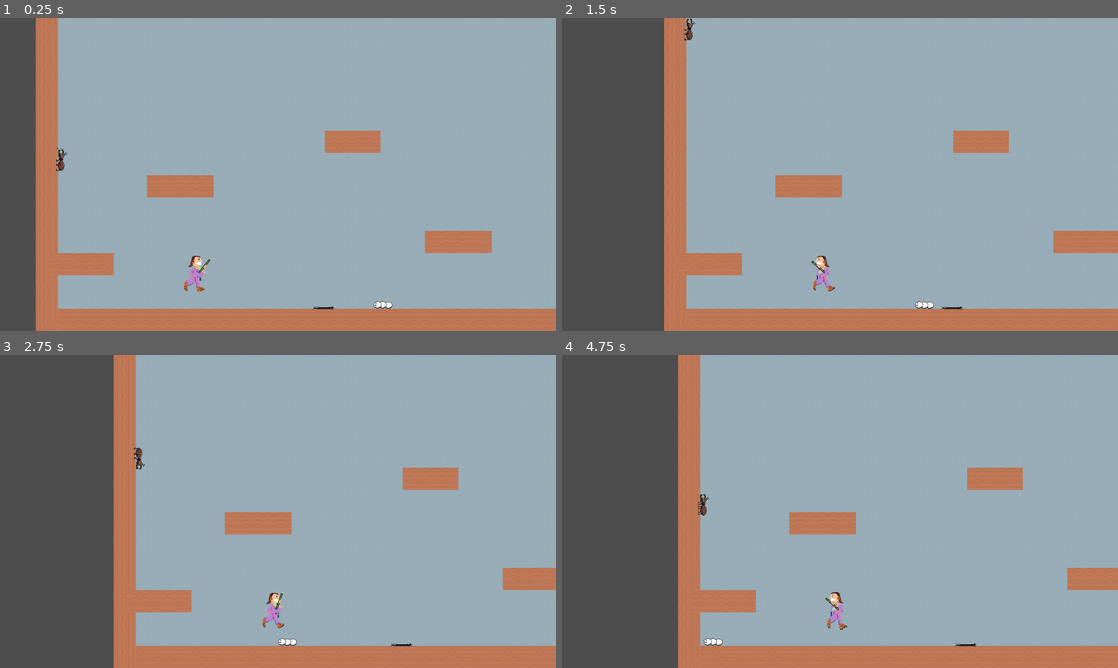
Above: before the commit, frames 1-4 (two rows, left to right).
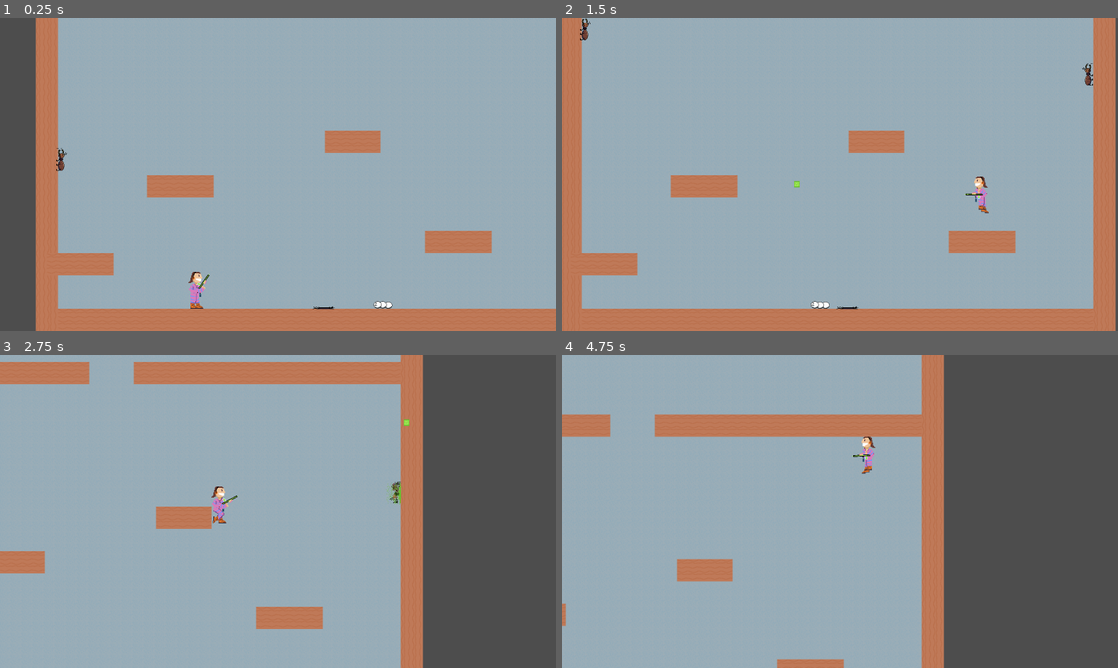
Above: after the commit, the same moments.

Repository: deruitda/ludum-dare-56
Game: Godot game, scene res://scenes/levels/termite_extermination_andrew.tscn
Two runs of this game, one before a commit and one after it. Both use one fixed random seed, a clock stepped at 60 frames per second and the inputs below.
Inputs (mouse positions are in pixels of both pictures, inside the frame that each line leads up to):
- Up to frame 1 (0.25 s): no input
- Up to frame 2 (1.5 s): move the mouse to (962, 158) at 0.52 s; press the mouse at (962, 158) at 0.53 s; hold D (move_right) from 0.53 s (still down); tap Space (jump) at 0.77, 1.07 s; move the mouse to (728, 190) at 1.27 s; release the mouse at (728, 190) at 1.28 s; click (728, 190) at 1.35 s
- Up to frame 3 (2.75 s): tap Space (jump) at 1.52, 1.82 s; move the mouse to (333, 442) at 2.02 s; release D (move_right) at 2.03 s; press the mouse at (333, 442) at 2.03 s; hold A (move_left) from 2.03 s (still down)
- Up to frame 4 (4.75 s): move the mouse to (812, 574) at 2.77 s; release A (move_left) at 2.78 s; release the mouse at (812, 574) at 2.78 s; hold D (move_right) 2.78-4.28 s; click (812, 574) at 2.85 s; tap Space (jump) at 3.02, 3.32, 3.77, 4.07, 4.52 s; move the mouse to (1006, 558) at 3.52 s; press the mouse at (1006, 558) at 3.53 s; move the mouse to (673, 464) at 4.27 s; release the mouse at (673, 464) at 4.28 s; hold A (move_left) from 4.28 s (still down); click (673, 464) at 4.35 s

The runs differ from the first frame. In frame 1, 0.4% of the frame differs, in the area x 33-38%, y 76-93%; in frame 2, 32%; in frame 3, 62%; in frame 4, 67%, in the area x 0-100%, y 0-100%.
Error before the commit: Parse Error: Too few arguments for "shoot_bullet()" call. Expected at least 1 but received 0. (res://scenes/player/player.gd:46)

Commit message:
actual auto shooting commit

Diff:
--- a/scenes/gun/gun.gd
+++ b/scenes/gun/gun.gd
@@ -3,14 +3,23 @@
 
 @export var muzzle: Muzzle
 @export var bullet_packed_scene: PackedScene
+@onready var shooting_cooldown: Timer = $ShootingCooldown
 
 var is_enabled = true
-
-func shoot_bullet(direction: Vector2):
-
-	if is_enabled:
+var is_cooling_down: bool = false
+func shoot_bullet():
+	if is_enabled and not is_cooling_down:
+		start_cooldown()
+		muzzle.create_bullet(bullet_packed_scene)
 		$AudioStreamPlayer2D.play()
-		muzzle.create_bullet(bullet_packed_scene, direction)
 
 func disable() -> void:
 	is_enabled = false
+
+func start_cooldown() -> void:
+	is_cooling_down = true
+	shooting_cooldown.start()
+
+
+func _on_shooting_cooldown_timeout() -> void:
+	is_cooling_down = false
--- a/scenes/gun/gun_pivot.gd
+++ b/scenes/gun/gun_pivot.gd
@@ -1,36 +1,26 @@
 extends Node2D
 class_name GunPivot
 
-@export var gun: Gun
-@export var upper_body_sprite: AnimatedSprite2D
+@export var body_sprite: AnimatedSprite2D
 @onready var mouse_pointing_input: Vector2
 
 # Called when the node enters the scene tree for the first time.
 func _ready() -> void:
 	pass # Replace with function body.
 
-# Called every frame. 'delta' is the elapsed time since the previous frame.
-func _process(delta: float) -> void:
-	set_mouse_pointing_input()
-	rotate_to_mouse(mouse_pointing_input)
+func _set_flip(direction: Vector2):
+		#is looking right
+	if body_sprite:
+		if direction.x < 0:
+			body_sprite.flip_h = true
+		elif direction.x > 0:
+			body_sprite.flip_h = false
 
-		#is looking right
-	if mouse_pointing_input.x < 0:
-		upper_body_sprite.flip_h = true
-	elif mouse_pointing_input.x > 0:
-		upper_body_sprite.flip_h = false
-
-	if Input.is_action_just_pressed("shoot"):
-		gun.shoot_bullet(mouse_pointing_input)
-
-
-func set_mouse_pointing_input() -> void:
-	var mouse_pos = get_global_mouse_position()
-	mouse_pointing_input = (mouse_pos - global_position).normalized()
-
-func rotate_to_mouse(direction: Vector2):
+func rotate_toward_position(point_to_global_position: Vector2):
+	var direction = (point_to_global_position - global_position).normalized()
 	if direction.length() > 0:
 		# Calculate the angle in radians
 		var angle = direction.angle()
 		# Set the rotation of the character
 		rotation = angle
+		_set_flip(direction)
--- a/scenes/player/player.tscn
+++ b/scenes/player/player.tscn
@@ -369,12 +369,27 @@
 "speed": 5.0
 }]
 
+[sub_resource type="GDScript" id="GDScript_qo3dw"]
+script/source = "extends AnimatedSprite2D
+
+
+# Called when the node enters the scene tree for the first time.
+func _ready() -> void:
+	pass # Replace with function body.
+
+
+# Called every frame. 'delta' is the elapsed time since the previous frame.
+func _process(delta: float) -> void:
+	pass
+"
+
 [node name="Player" type="CharacterBody2D" node_paths=PackedStringArray("lower_body_sprite", "velocity_component")]
 scale = Vector2(1.68, 1.68)
 collision_mask = 6
 platform_floor_layers = 4294967294
 platform_wall_layers = 4
 script = ExtResource("1_y4k5w")
+wall_grace_period = null
 lower_body_sprite = NodePath("Body/LowerBody")
 velocity_component = NodePath("VelocityComponent")
 
@@ -414,12 +429,12 @@
 sprite_frames = SubResource("SpriteFrames_n4ibw")
 animation = &"wall_sliding"
 autoplay = "running"
-
-[node name="GunPivot" type="Node2D" parent="." node_paths=PackedStringArray("gun", "upper_body_sprite")]
+script = SubResource("GDScript_qo3dw")
+
+[node name="GunPivot" type="Node2D" parent="." node_paths=PackedStringArray("body_sprite")]
 rotation = 1.5708
 script = ExtResource("4_tvvnj")
-gun = NodePath("Gun")
-upper_body_sprite = NodePath("../Body/UpperBody")
+body_sprite = NodePath("../Body/UpperBody")
 
 [node name="Gun" parent="GunPivot" instance=ExtResource("2_sf2fd")]
 
Not shown: 1 places in scenes/player/player.tscn that only renumber resources
